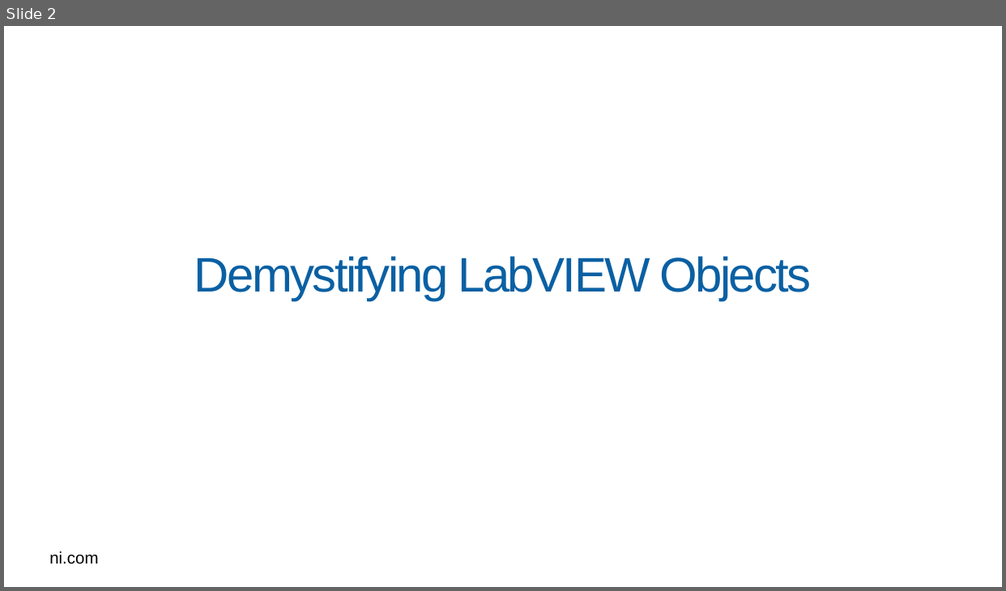
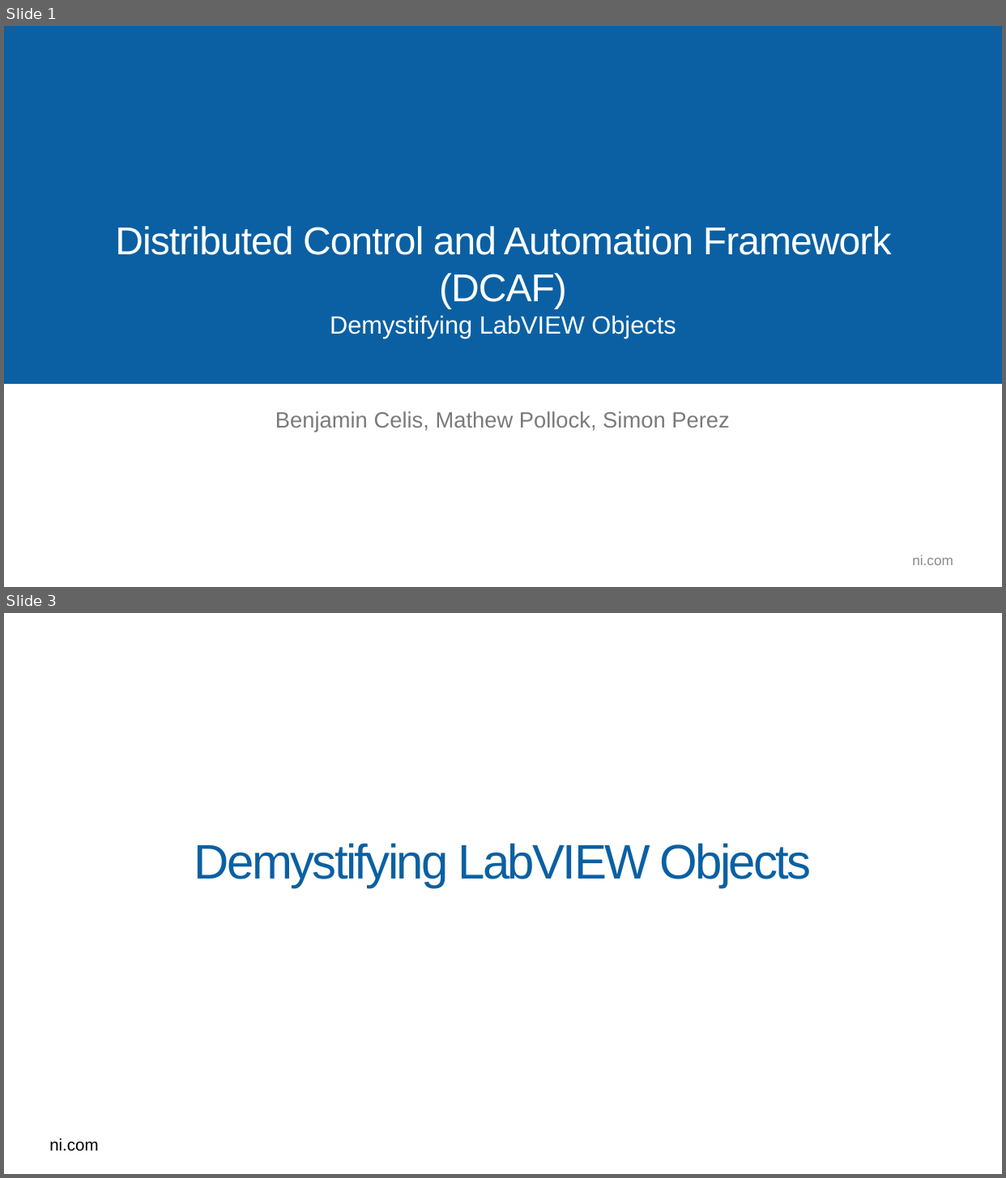
Before and after one commit to LabVIEW-DCAF/Documentation, a slide deck: Trunk/Getting Started Material/DCAF Training/2 Demystifying LabVIEW Object Oriented.pptx. Shown one above the other, each under a label of ours: slide 2 before the commit, slides 1 and 3 after it; the slides between them are not shown. The pictures are 1006x591 and 1006x1178 pixels, drawn with LibreOffice and Linux fonts; fonts in the diff are those of the drawing; background and template pictures are left out. Boxes give left, top, right and bottom in pixels: in the first picture for what was removed or moved away, otherwise in the second. Text is boxed around its words. In the diff, an @@ line names an element or a change of style, - is before the commit and + after.

```diff
--- a/Trunk/Getting Started Material/DCAF Training/2 Demystifying LabVIEW Object Oriented.pptx
+++ b/Trunk/Getting Started Material/DCAF Training/2 Demystifying LabVIEW Object Oriented.pptx
@@ slide 1 added at (x1=4, y1=26, x2=1002, y2=587), background #FFFFFF @@
@@ rectangle added at (x1=4, y1=26, x2=1002, y2=385), fill #0A60A3 @@
@@ title added at (x1=115, y1=226, x2=892, y2=310), 37.3 pt, text #FFFFFF @@
+Distributed Control and Automation Framework (DCAF)
@@ subtitle added at (x1=330, y1=315, x2=675, y2=339), 24 pt, text #FFFFFF @@
+Demystifying LabVIEW Objects
@@ text added at (x1=275, y1=412, x2=729, y2=432), 21.3 pt, text #7A7A7A @@
+Benjamin Celis, Mathew Pollock, Simon Perez
@@ text added at (x1=912, y1=555, x2=953, y2=565), 13.3 pt, text #8C8C8C @@
+ni.com
@@ what was slide 2 is now slide 3 @@
```
Also in this commit, not shown: 1 other slide added, 1 slide removed, 1 other file.
